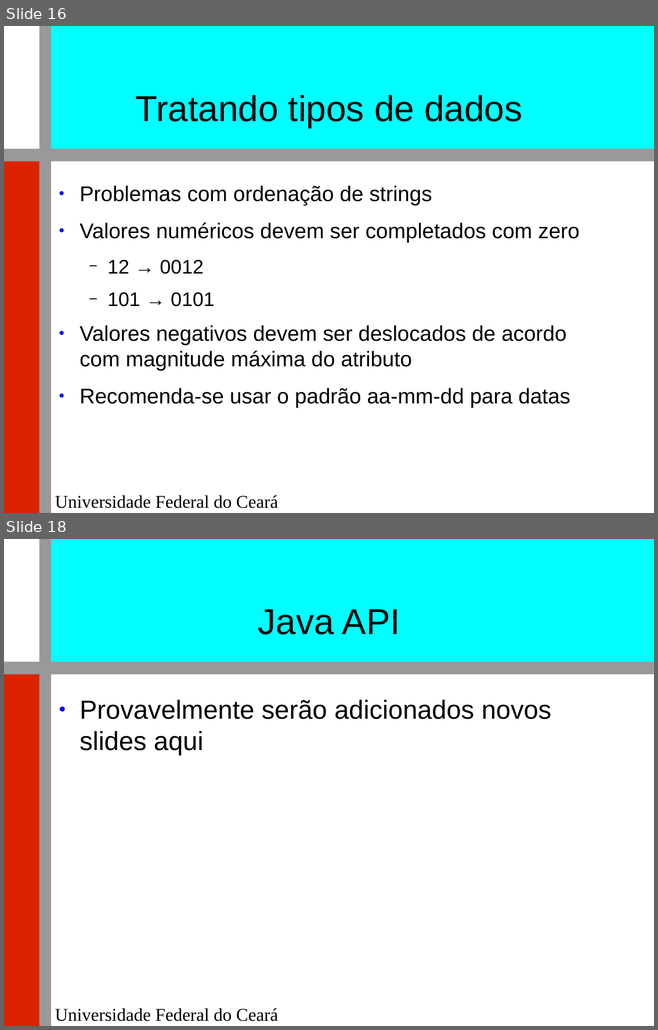
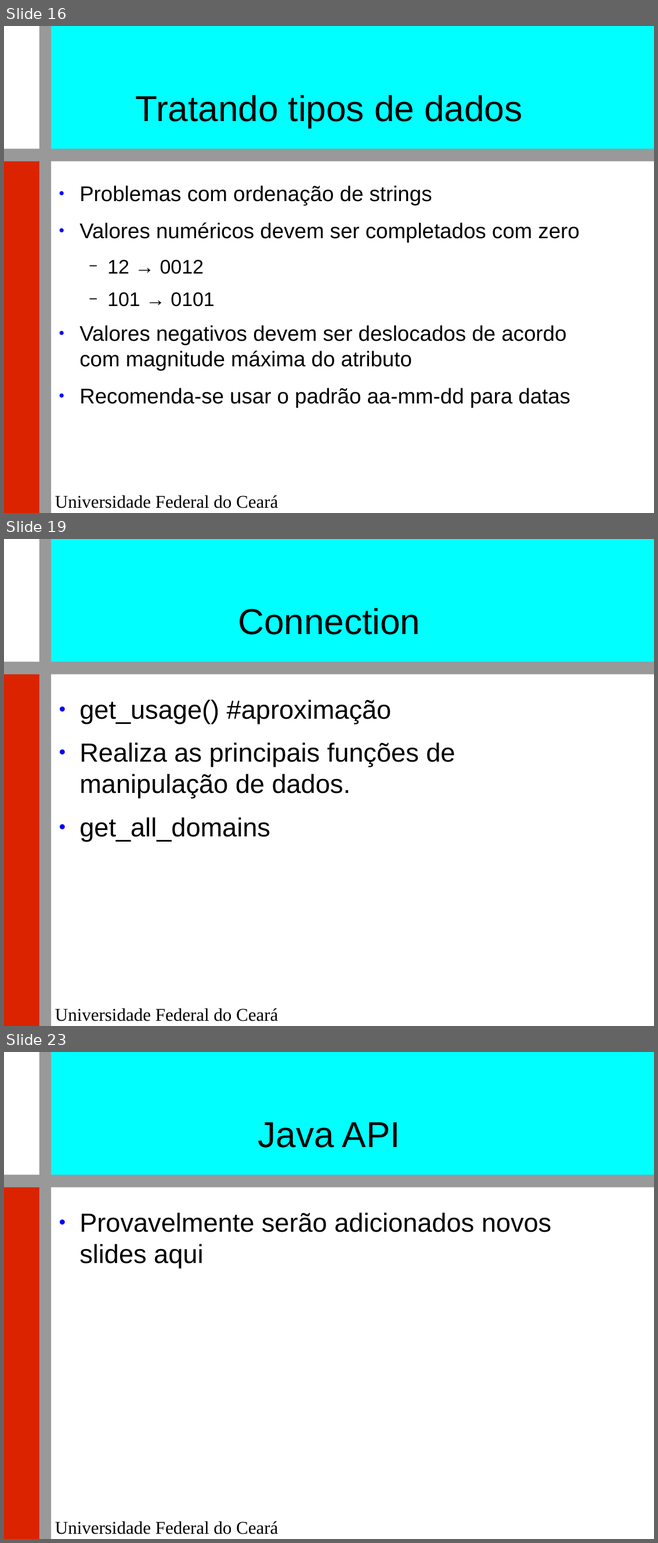
Before and after one commit to renatocjn/NoSQL_TF, a slide deck: Apresentação.odp. Shown one above the other, each under a label of ours: slides 16 and 18 before the commit, slides 16, 19 and 23 after it; the slides between them are not shown. The pictures are 658x1030 and 658x1543 pixels, drawn with LibreOffice and Linux fonts; fonts in the diff are those of the drawing; background and template pictures are left out. Boxes give left, top, right and bottom in pixels: in the first picture for what was removed or moved away, otherwise in the second. Text is boxed around its words. In the diff, an @@ line names an element or a change of style, - is before the commit and + after.

```diff
--- a/Apresentação.odp
+++ b/Apresentação.odp
@@ slide 19 added at <box>4,539,654,1026</box>, background #FFFFFF; not listed: 5 template elements that a slide beside it also shows @@
@@ title added at <box>238,608,420,635</box>, 44 pt, text #000000 @@
+Connection
@@ text added at <box>79,700,455,841</box>, 32 pt, text #000000 @@
+● get_usage() #aproximação
+● Realiza as principais funções de manipulação de dados.
+● get_all_domains
@@ what was slide 18 is now slide 23 @@
```
Also in this commit, not shown: 5 other slides added, 1 slide removed.
